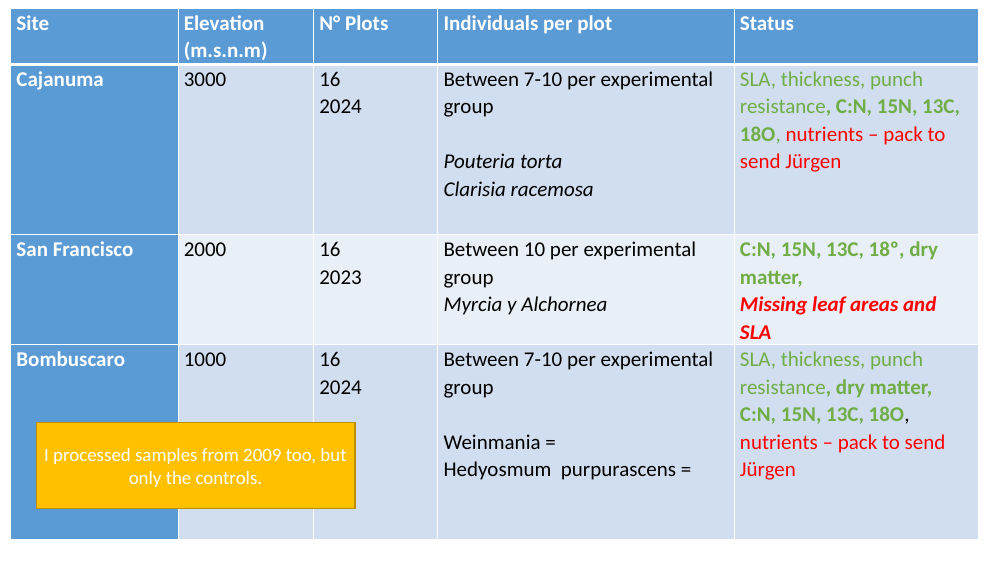
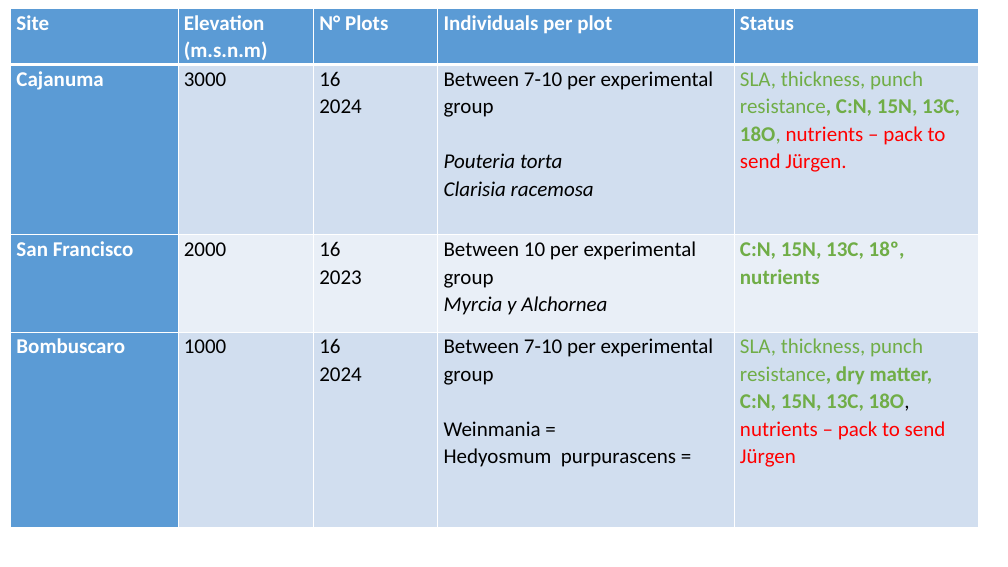
Before and after one commit to ajchavez94/NUMEX_preliminar, a slide deck: slide 3 of NUMEX_pre_RStudio/NUMEX results.pptx. Drawn at 1008x567 pixels with LibreOffice and Linux fonts; fonts in the diff are those of the drawing. Boxes give left, top, right and bottom in pixels: in the first picture for what was removed or moved away, otherwise in the second. Text is boxed around its words. In the diff, an @@ line names an element or a change of style, - is before the commit and + after.

```diff
--- a/NUMEX_pre_RStudio/NUMEX results.pptx
+++ b/NUMEX_pre_RStudio/NUMEX results.pptx
@@ table at [11,8,978,527] @@
-row 2, column 5: SLA, thickness, punch resistance, C:N, 15N, 13C, 18O, nutrients – pack to send Jürgen
+row 2, column 5: SLA, thickness, punch resistance, C:N, 15N, 13C, 18O, nutrients – pack to send Jürgen.
-row 3, column 5: C:N, 15N, 13C, 18º, dry matter, / Missing leaf areas and SLA
+row 3, column 5: C:N, 15N, 13C, 18º, nutrients
@@ rectangle removed at [36,423,355,509] @@
-I processed samples from 2009 too, but only the controls.
```
Also in this commit, not shown: 15 other slides changed, 12 slides added, 4 slides removed, 30 other files.
